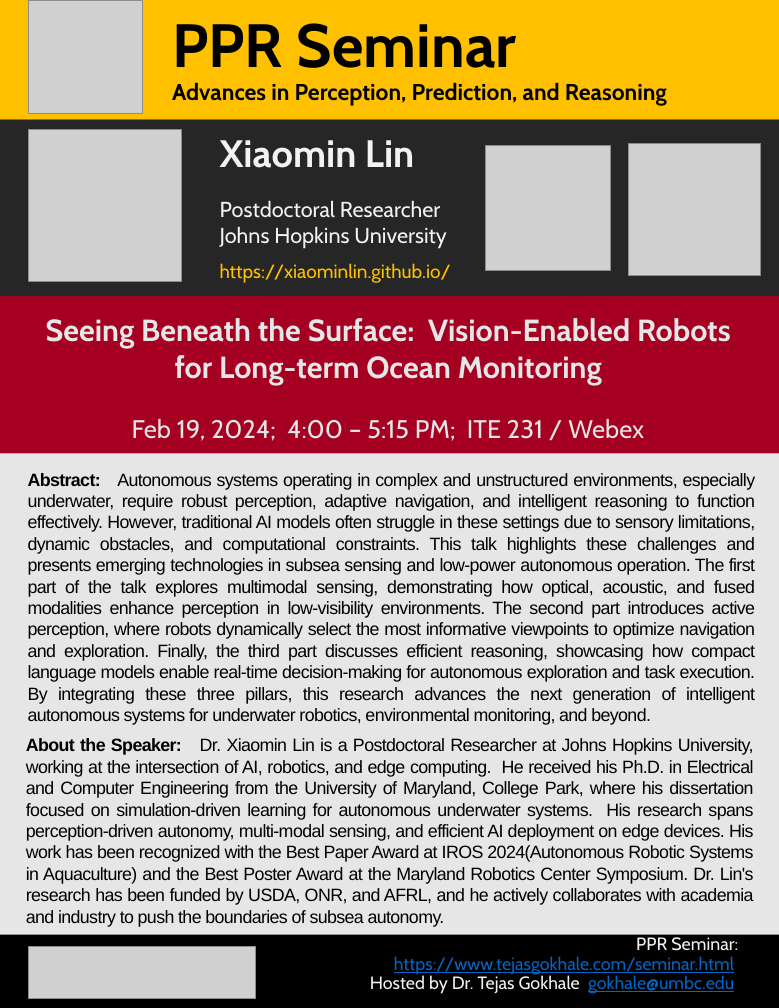
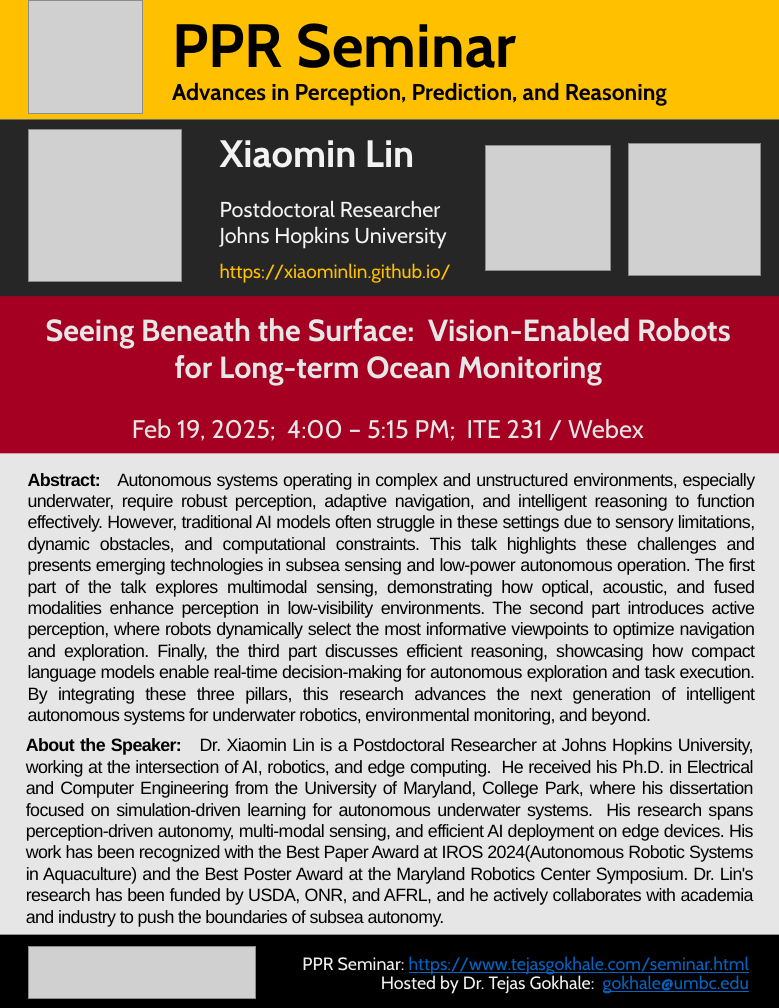
Before and after one commit to tejas-gokhale/tejas-gokhale.github.io, a slide deck: slide 1 of flyers/ppr_20250213_xiaominlin.pptx. Drawn at 779x1008 pixels with LibreOffice and Linux fonts; fonts in the diff are those of the drawing; grey boxes stand for pictures. Boxes give left, top, right and bottom in pixels: in the first picture for what was removed or moved away, otherwise in the second. Text is boxed around its words. In the diff, an @@ line names an element or a change of style, - is before the commit and + after.

```diff
--- a/flyers/ppr_20250213_xiaominlin.pptx
+++ b/flyers/ppr_20250213_xiaominlin.pptx
@@ text at [132,419,644,441]: text changed @@
-Feb 19, 2024; 4:00 – 5:15 PM; ITE 231 / Webex
+Feb 19, 2025; 4:00 – 5:15 PM; ITE 231 / Webex
@@ text at [302,956,749,994]: text changed @@
-PPR Seminar: https://www.tejasgokhale.com/seminar.html
-Hosted by Dr. Tejas Gokhale gokhale@umbc.edu
+PPR Seminar: https://www.tejasgokhale.com/seminar.html
+Hosted by Dr. Tejas Gokhale: gokhale@umbc.edu
```
Also in this commit, not shown: 1 other file.
